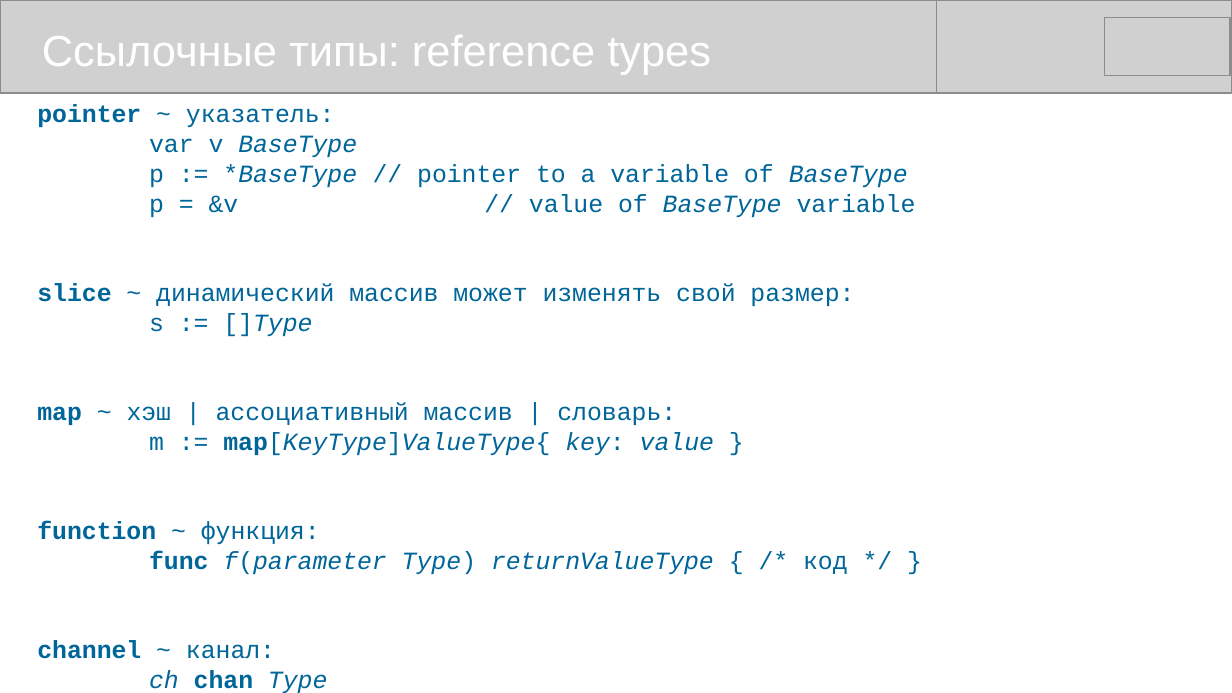
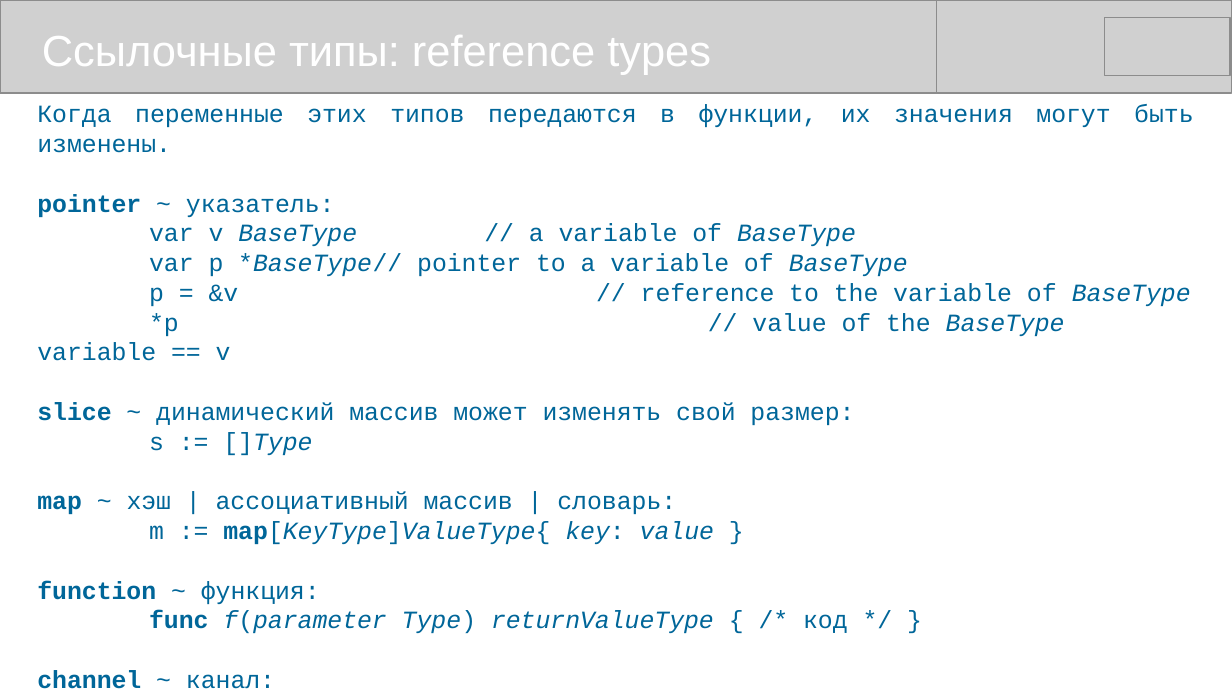
Before and after one commit to mike-shock/Go_language, a slide deck: slide 23 of Go_Review.odp (slide 25 before the commit). Drawn at 1232x693 pixels with LibreOffice and Linux fonts; fonts in the diff are those of the drawing; grey boxes stand for pictures. Boxes give left, top, right and bottom in pixels: in the first picture for what was removed or moved away, otherwise in the second. Text is boxed around its words. In the diff, an @@ line names an element or a change of style, - is before the commit and + after.

```diff
--- a/Go_Review.odp
+++ b/Go_Review.odp
@@ text at (37, 104, 1193, 153): paragraph added @@
+Когда переменные этих типов передаются в функции, их значения могут быть изменены.
@@ text at (37, 223, 1191, 361): text changed @@
-var v BaseType
-p := *BaseType // pointer to a variable of BaseType
-p = &v // value of BaseType variable
+var v BaseType // a variable of BaseType
+var p *BaseType // pointer to a variable of BaseType
+p = &v // reference to the variable of BaseType
+*p // value of the BaseType variable == v
```
Also in this commit, not shown: 16 other slides changed, 1 slide removed.
